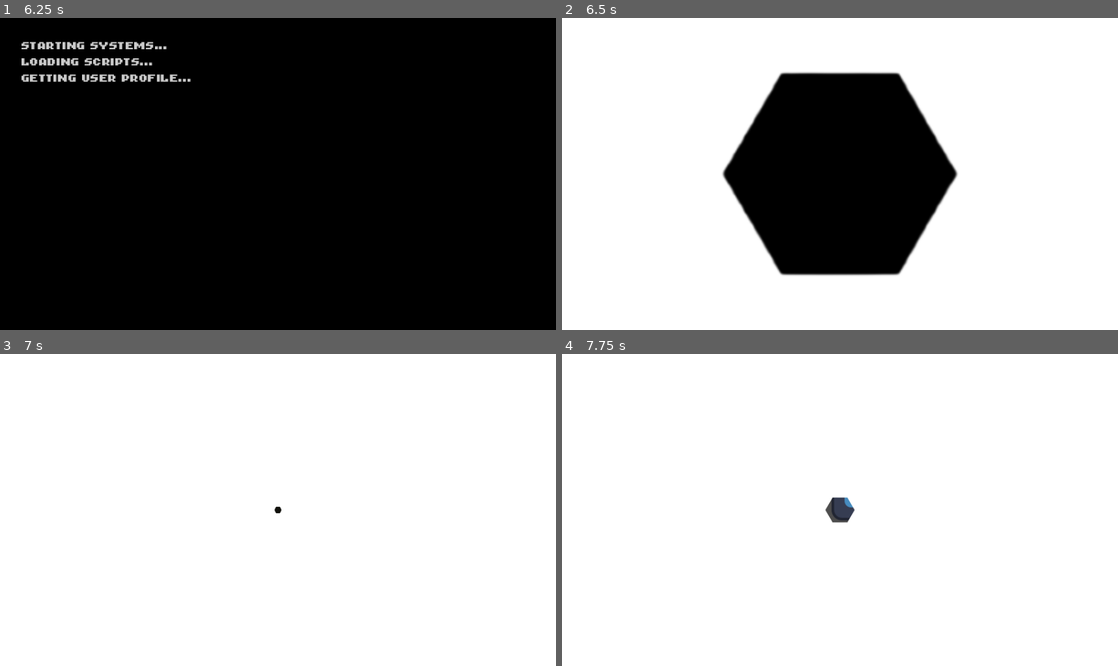
Above: before the commit, frames 1-4 (two rows, left to right).
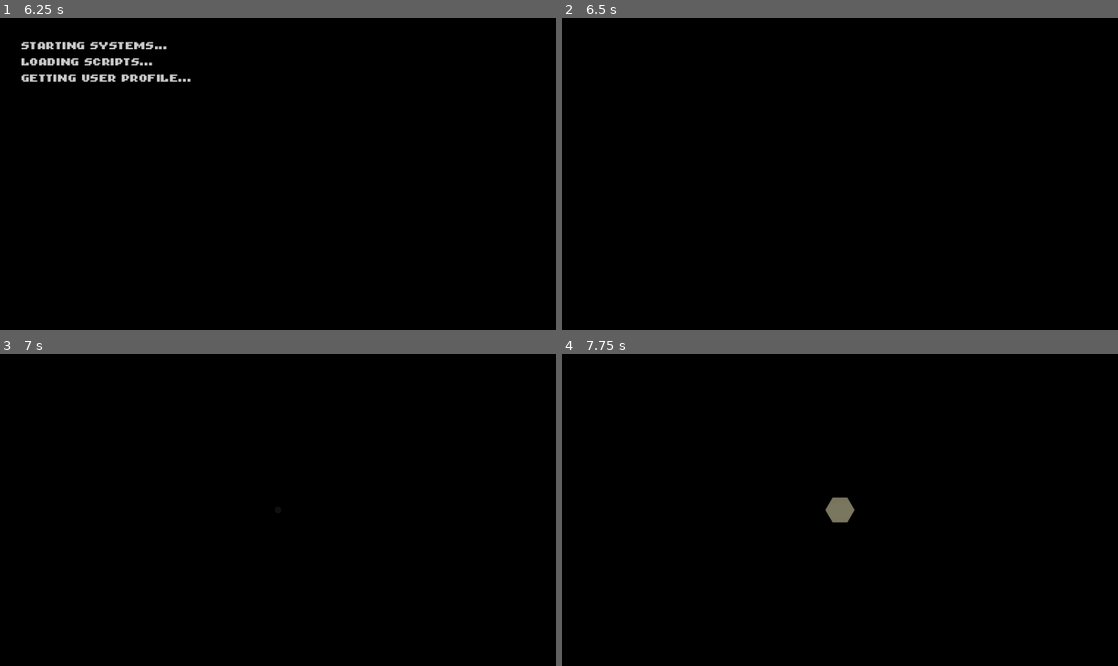
Above: after the commit, the same moments.

Repository: rish497/Hexey
Game: Godot game, scene res://Scenes/MainMenuLoadIn.tscn
Same seed, same stepped clock (60 frames per second), same inputs: the game is played once before the commit and once after it. This scene is started directly instead of the project's main scene. The engine's default icon, where the game draws it, is replaced by a stand-in: a white triangle on a blue panel in a dark square.
Inputs (mouse positions are in pixels of both pictures, inside the frame that each line leads up to):
- Up to frame 1 (6.25 s): tap Enter at 0.5, 2, 5.75 s; move the mouse to (400, 158) at 0.52 s; hold Right (ui_right) 0.53-1.25 s; tap Alt every 1.5 s from 0.6 to 5.1 s; click (400, 158) at 0.67 s; tap Space at 1.25, 3.5 s; drag from (166, 189) to (250, 236) at 1.27 s; move the mouse to (333, 105) at 2.02 s; hold Right (ui_right) 2.03-2.75 s; drag from (250, 236) to (111, 127) at 2.77 s; move the mouse to (444, 220) at 3.52 s; hold Left (ui_left) 3.53-4.25 s; drag from (111, 127) to (194, 96) at 4.27 s; move the mouse to (305, 174) at 5.02 s; hold Down (ui_down) 5.03-5.75 s; click (305, 174) at 5.17 s; drag from (194, 96) to (166, 189) at 5.77 s
- Up to frame 2 (6.5 s): no input
- Up to frame 3 (7 s): move the mouse to (400, 494) at 6.52 s; hold Up (ui_up) from 6.53 s (still down); tap Alt at 6.6 s
- Up to frame 4 (7.75 s): release Up (ui_up) at 7.25 s; tap Space at 7.25 s; drag from (728, 525) to (812, 572) at 7.27 s

Frame 1 is identical in both runs. In frame 2, 80% of the frame differs, in the area x 0-100%, y 0-100%; in frame 3, 100%; in frame 4, 100%.

Commit message:
Made the task bar

Diff:
--- a/Clicked.tres
+++ b/Clicked.tres
@@ -1,7 +1,7 @@
 [gd_resource type="StyleBoxFlat" format=3 uid="uid://bwuleu3po60h4"]
 
 [resource]
-bg_color = Color(0.75283396, 0.64945734, 0.50603807, 1)
+bg_color = Color(0.7529412, 0.6509804, 0.5058824, 1)
 border_width_left = 7
 border_width_top = 7
 border_width_right = 7
--- /dev/null
+++ b/Scenes/CorruptEffect.tscn
@@ -0,0 +1,319 @@
+[gd_scene load_steps=5 format=3 uid="uid://bwhkr533vv3my"]
+
+[ext_resource type="Script" uid="uid://6dfqomhs3j7p" path="res://Scripts/corrupt_effect.gd" id="1_wf8xc"]
+[ext_resource type="Texture2D" uid="uid://bivl4esvurfi7" path="res://Assets/New Piskel-5.png.png" id="2_gnrgj"]
+
+[sub_resource type="StyleBoxFlat" id="StyleBoxFlat_o4ibl"]
+bg_color = Color(0.09019608, 0.047058824, 0.003921569, 1)
+
+[sub_resource type="StyleBoxTexture" id="StyleBoxTexture_vgj8f"]
+texture = ExtResource("2_gnrgj")
+
+[node name="Node2D" type="Node2D"]
+position = Vector2(155, 73)
+script = ExtResource("1_wf8xc")
+
+[node name="Container" type="Label" parent="."]
+custom_minimum_size = Vector2(1, 1)
+offset_left = -48.0
+offset_top = -38.0
+offset_right = 22.0
+offset_bottom = 22.0
+metadata/_edit_use_anchors_ = true
+
+[node name="Label" type="Label" parent="Container"]
+layout_mode = 1
+anchors_preset = -1
+anchor_left = 0.16254823
+anchor_top = -0.022077942
+anchor_right = 0.16254829
+anchor_bottom = -0.022077942
+offset_left = 8.621622
+offset_top = 24.0
+offset_right = 41.62162
+offset_bottom = 55.0
+theme_override_styles/normal = SubResource("StyleBoxFlat_o4ibl")
+metadata/_edit_use_anchors_ = true
+
+[node name="Label12" type="Label" parent="Container"]
+layout_mode = 1
+anchors_preset = -1
+anchor_left = 0.25450605
+anchor_top = 0.07668749
+anchor_right = -0.06256714
+anchor_bottom = -0.1987655
+offset_left = 8.621622
+offset_top = 24.0
+offset_right = 41.62162
+offset_bottom = 55.0
+theme_override_font_sizes/font_size = 1
+theme_override_styles/normal = SubResource("StyleBoxFlat_o4ibl")
+metadata/_edit_use_anchors_ = true
+
+[node name="Label19" type="Label" parent="Container"]
+layout_mode = 1
+anchors_preset = -1
+anchor_left = 0.66254824
+anchor_top = -0.33333334
+anchor_right = 0.51277864
+anchor_bottom = -0.5
+offset_left = 0.621624
+offset_top = 15.0
+offset_right = 25.105495
+offset_bottom = 38.0
+theme_override_font_sizes/font_size = 3
+theme_override_styles/normal = SubResource("StyleBoxTexture_vgj8f")
+metadata/_edit_use_anchors_ = true
+
+[node name="Label13" type="Label" parent="Container"]
+layout_mode = 1
+anchors_preset = -1
+anchor_left = 0.08377435
+anchor_top = -0.2234568
+anchor_right = -0.19671348
+anchor_bottom = -0.49506176
+offset_left = 8.621622
+offset_top = 24.0
+offset_right = 41.62162
+offset_bottom = 55.0
+theme_override_font_sizes/font_size = 1
+theme_override_styles/normal = SubResource("StyleBoxFlat_o4ibl")
+metadata/_edit_use_anchors_ = true
+
+[node name="Label14" type="Label" parent="Container"]
+layout_mode = 1
+anchors_preset = -1
+anchor_left = 0.48621336
+anchor_top = 0.18395062
+anchor_right = 0.15694503
+anchor_bottom = -0.1
+offset_left = 8.621622
+offset_top = 24.0
+offset_right = 41.62162
+offset_bottom = 55.0
+theme_override_font_sizes/font_size = 1
+theme_override_styles/normal = SubResource("StyleBoxFlat_o4ibl")
+metadata/_edit_use_anchors_ = true
+
+[node name="Label15" type="Label" parent="Container"]
+layout_mode = 1
+anchors_preset = -1
+anchor_left = 0.15694506
+anchor_top = 0.18395062
+anchor_right = -0.14793298
+anchor_bottom = -0.1
+offset_left = 8.621622
+offset_top = 24.0
+offset_right = 41.62162
+offset_bottom = 55.0
+theme_override_font_sizes/font_size = 1
+theme_override_styles/normal = SubResource("StyleBoxFlat_o4ibl")
+metadata/_edit_use_anchors_ = true
+
+[node name="Label2" type="Label" parent="Container"]
+layout_mode = 1
+anchors_preset = -1
+anchor_left = 0.16254826
+anchor_top = -0.022077942
+anchor_right = 0.16254817
+anchor_bottom = -0.022077879
+offset_left = 25.621622
+offset_top = 38.0
+offset_right = 50.10549
+offset_bottom = 60.999996
+theme_override_styles/normal = SubResource("StyleBoxFlat_o4ibl")
+metadata/_edit_use_anchors_ = true
+
+[node name="Label3" type="Label" parent="Container"]
+layout_mode = 1
+anchors_preset = -1
+anchor_left = 0.16254823
+anchor_top = -0.022077942
+anchor_right = 0.16254826
+anchor_bottom = -0.022077816
+offset_left = -2.378378
+offset_top = 45.0
+offset_right = 22.105494
+offset_bottom = 67.99999
+theme_override_styles/normal = SubResource("StyleBoxFlat_o4ibl")
+metadata/_edit_use_anchors_ = true
+
+[node name="Label4" type="Label" parent="Container"]
+layout_mode = 1
+anchors_preset = -1
+anchor_left = 0.16254826
+anchor_top = -0.022077926
+anchor_right = 0.16254817
+anchor_bottom = -0.022077942
+offset_left = 29.621622
+offset_top = 9.0
+offset_right = 54.10549
+offset_bottom = 32.0
+theme_override_styles/normal = SubResource("StyleBoxFlat_o4ibl")
+metadata/_edit_use_anchors_ = true
+
+[node name="Label7" type="Label" parent="Container"]
+layout_mode = 1
+anchors_preset = -1
+anchor_left = 0.16254823
+anchor_top = -0.022077942
+anchor_right = 0.16254826
+anchor_bottom = -0.022077942
+offset_left = -8.378376
+offset_top = 15.0
+offset_right = 16.105495
+offset_bottom = 42.0
+theme_override_colors/font_color = Color(0.7529412, 0.6509804, 0.5058824, 1)
+theme_override_constants/line_spacing = -5
+theme_override_font_sizes/font_size = 8
+text = "101010101001010"
+autowrap_mode = 3
+metadata/_edit_use_anchors_ = true
+
+[node name="Label5" type="Label" parent="Container"]
+layout_mode = 1
+anchors_preset = -1
+anchor_left = 0.16254823
+anchor_top = -0.022077942
+anchor_right = 0.16254826
+anchor_bottom = -0.022077942
+offset_left = 0.6216221
+offset_top = 15.0
+offset_right = 25.105494
+offset_bottom = 38.0
+theme_override_styles/normal = SubResource("StyleBoxFlat_o4ibl")
+metadata/_edit_use_anchors_ = true
+
+[node name="Label16" type="Label" parent="Container"]
+layout_mode = 1
+anchors_preset = -1
+anchor_left = 0.16254823
+anchor_top = -0.022077942
+anchor_right = -0.001507078
+anchor_bottom = -0.2
+offset_left = 0.6216221
+offset_top = 15.0
+offset_right = 25.105494
+offset_bottom = 38.0
+theme_override_font_sizes/font_size = 3
+theme_override_styles/normal = SubResource("StyleBoxTexture_vgj8f")
+metadata/_edit_use_anchors_ = true
+
+[node name="Label17" type="Label" parent="Container"]
+layout_mode = 1
+anchors_preset = -1
+anchor_left = 0.40540537
+anchor_top = 0.23333333
+anchor_right = 0.4054054
+anchor_bottom = 0.23333333
+offset_left = 0.6216221
+offset_top = 15.0
+offset_right = 25.105494
+offset_bottom = 38.0
+theme_override_font_sizes/font_size = 3
+theme_override_styles/normal = SubResource("StyleBoxTexture_vgj8f")
+metadata/_edit_use_anchors_ = true
+
+[node name="Label6" type="Label" parent="Container"]
+layout_mode = 1
+anchors_preset = -1
+anchor_left = -0.025981849
+anchor_top = -0.075308606
+anchor_right = -0.025981849
+anchor_bottom = -0.075308606
+offset_left = 21.621622
+offset_top = 45.0
+offset_right = 46.10549
+offset_bottom = 72.0
+theme_override_colors/font_color = Color(0.09019608, 0.047058824, 0.003921569, 1)
+theme_override_constants/line_spacing = -5
+theme_override_font_sizes/font_size = 8
+text = "101010101001010"
+autowrap_mode = 3
+metadata/_edit_use_anchors_ = true
+
+[node name="Label9" type="Label" parent="Container"]
+layout_mode = 1
+anchors_preset = -1
+anchor_left = 0.16254823
+anchor_top = -0.022077926
+anchor_right = 0.16254823
+anchor_bottom = -0.022077942
+offset_left = 13.621622
+offset_top = 2.9999995
+offset_right = 38.10549
+offset_bottom = 30.0
+theme_override_colors/font_color = Color(0.09019608, 0.047058824, 0.003921569, 1)
+theme_override_constants/line_spacing = -5
+theme_override_font_sizes/font_size = 8
+text = "101010101001010"
+autowrap_mode = 3
+metadata/_edit_use_anchors_ = true
+
+[node name="Label10" type="Label" parent="Container"]
+layout_mode = 1
+anchors_preset = -1
+anchor_left = 0.16254823
+anchor_top = -0.022077942
+anchor_right = 0.16254823
+anchor_bottom = -0.022077942
+offset_left = -14.378378
+offset_top = 38.0
+offset_right = 10.105494
+offset_bottom = 64.99999
+theme_override_colors/font_color = Color(0.09019608, 0.047058824, 0.003921569, 1)
+theme_override_constants/line_spacing = -5
+theme_override_font_sizes/font_size = 8
+text = "101010101001010"
+autowrap_mode = 3
+metadata/_edit_use_anchors_ = true
+
+[node name="Label11" type="Label" parent="Container"]
+layout_mode = 1
+anchors_preset = -1
+anchor_left = -0.067181505
+anchor_top = -0.1
+anchor_right = -0.067181505
+anchor_bottom = -0.1
+offset_left = 41.62162
+offset_right = 66.10549
+offset_bottom = 27.0
+theme_override_colors/font_color = Color(0.7529412, 0.6509804, 0.5058824, 1)
+theme_override_constants/line_spacing = -5
+theme_override_font_sizes/font_size = 8
+text = "101010101001010"
+autowrap_mode = 3
+metadata/_edit_use_anchors_ = true
+
+[node name="Label18" type="Label" parent="Container"]
+layout_mode = 1
+anchors_preset = -1
+anchor_left = 0.10540537
+anchor_top = 0.53333336
+anchor_right = 0.041350067
+anchor_bottom = 0.46666667
+offset_left = 0.62162447
+offset_top = 15.0
+offset_right = 25.105495
+offset_bottom = 38.0
+theme_override_font_sizes/font_size = 3
+theme_override_styles/normal = SubResource("StyleBoxTexture_vgj8f")
+metadata/_edit_use_anchors_ = true
+
+[node name="Label8" type="Label" parent="Container"]
+layout_mode = 1
+anchors_preset = -1
+anchor_left = 0.16254826
+anchor_top = -0.022077942
+anchor_right = 0.16254817
+anchor_bottom = -0.022077942
+offset_left = 29.621622
+offset_top = 30.0
+offset_right = 54.10549
+offset_bottom = 57.0
+theme_override_colors/font_color = Color(0.7529412, 0.6509804, 0.5058824, 1)
+theme_override_constants/line_spacing = -5
+theme_override_font_sizes/font_size = 8
+text = "101010101001010"
+autowrap_mode = 3
+metadata/_edit_use_anchors_ = true
--- a/Scenes/HexagonAnimationScreen.tscn
+++ b/Scenes/HexagonAnimationScreen.tscn
@@ -56,6 +56,7 @@
 anchor_bottom = 1.0
 grow_horizontal = 2
 grow_vertical = 2
+color = Color(0, 0, 0, 1)
 
 [node name="AnimationPlayer" type="AnimationPlayer" parent="ColorRect"]
 libraries = {
--- a/Scenes/MainMenuLoadIn.tscn
+++ b/Scenes/MainMenuLoadIn.tscn
@@ -376,7 +376,7 @@
 mesh = SubResource("QuadMesh_gsoko")
 
 [node name="ProfileMaker" type="Node2D" parent="."]
-position = Vector2(-826, 84)
+position = Vector2(-825, 126)
 
 [node name="SelectionRing" type="Label" parent="ProfileMaker"]
 visible = false
@@ -485,5 +485,21 @@
 theme_override_styles/hover = SubResource("StyleBoxFlat_xdf4o")
 text = "CREATE"
 
+[node name="ProfileCreator" type="Label" parent="ProfileMaker"]
+anchors_preset = 2
+anchor_top = 1.0
+anchor_bottom = 1.0
+offset_left = 222.0
+offset_top = -33.0
+offset_right = 513.0
+offset_bottom = -10.0
+grow_vertical = 0
+theme_override_colors/font_color = Color(0.09019608, 0.047058824, 0.003921569, 1)
+theme_override_fonts/font = ExtResource("3_x71ed")
+theme_override_font_sizes/font_size = 23
+text = "CREATE NEW PROFILE"
+horizontal_alignment = 1
+vertical_alignment = 1
+
 [connection signal="pressed" from="Button" to="." method="_on_button_pressed"]
 [connection signal="pressed" from="ProfileMaker/HBoxContainer2/ProfileSubmit" to="." method="_on_profile_submit_pressed"]
--- a/Scenes/MainPage.tscn
+++ b/Scenes/MainPage.tscn
@@ -1,6 +1,49 @@
-[gd_scene load_steps=2 format=3 uid="uid://coro8nr3puw2d"]
-
-[ext_resource type="Texture2D" uid="uid://ocqr4kaowgws" path="res://icon.svg" id="1_61ets"]
+[gd_scene load_steps=16 format=3 uid="uid://coro8nr3puw2d"]
+
+[ext_resource type="Texture2D" uid="uid://banlhg2gngypd" path="res://Assets/Untitled design (4).png" id="1_61ets"]
+[ext_resource type="Shader" uid="uid://cvkgo07fhlpql" path="res://screen_effect.gdshader" id="2_1ebr7"]
+[ext_resource type="FontFile" uid="uid://bqv1upwhk8pen" path="res://Assets/RasterForgeRegular-JpBgm.ttf" id="3_ool47"]
+[ext_resource type="Texture2D" uid="uid://dyyve8s5i5hmu" path="res://Assets/New Piskel-7.png (1).png" id="4_meu2o"]
+[ext_resource type="Texture2D" uid="uid://du22ufxcgqgrb" path="res://Assets/New Piskel-6.png (1).png" id="5_meu2o"]
+[ext_resource type="Texture2D" uid="uid://dqoc8g3ojkhx8" path="res://Assets/New Piskel-10.png.png" id="6_puyhw"]
+[ext_resource type="Texture2D" uid="uid://bex2dbjty5ut1" path="res://Assets/New Piskel-9.png (1).png" id="7_hgaxc"]
+[ext_resource type="Texture2D" uid="uid://baxkech33fp1f" path="res://Assets/New Piskel-8.png (1).png" id="8_ibofp"]
+[ext_resource type="PackedScene" uid="uid://bwhkr533vv3my" path="res://Scenes/CorruptEffect.tscn" id="9_hgaxc"]
+
+[sub_resource type="ShaderMaterial" id="ShaderMaterial_ool47"]
+shader = ExtResource("2_1ebr7")
+
+[sub_resource type="QuadMesh" id="QuadMesh_q0spf"]
+size = Vector2(854, 480)
+center_offset = Vector3(427, 240, 0)
+
+[sub_resource type="StyleBoxFlat" id="StyleBoxFlat_q0spf"]
+content_margin_right = 148.0
+content_margin_bottom = 6.0
+bg_color = Color(0.2634792, 0.26587328, 0.28240174, 1)
+border_width_top = 6
+border_color = Color(0.09019608, 0.047058824, 0.003921569, 1)
+expand_margin_top = 6.0
+
+[sub_resource type="StyleBoxTexture" id="StyleBoxTexture_fup4q"]
+texture = ExtResource("4_meu2o")
+
+[sub_resource type="StyleBoxTexture" id="StyleBoxTexture_puyhw"]
+texture = ExtResource("4_meu2o")
+modulate_color = Color(0.5609549, 0.5609549, 0.5609549, 1)
+
+[sub_resource type="StyleBoxFlat" id="StyleBoxFlat_5s26l"]
+bg_color = Color(0.88355416, 0.77015686, 0.59955317, 1)
+border_width_left = 2
+border_width_top = 2
+border_width_right = 2
+border_width_bottom = 2
+border_color = Color(0.5058824, 0.41568628, 0.29411766, 1)
+corner_radius_top_left = 4
+corner_radius_top_right = 4
+corner_radius_bottom_right = 4
+corner_radius_bottom_left = 4
+corner_detail = 1
 
 [node name="Control" type="Control"]
 layout_mode = 3
@@ -10,6 +53,161 @@
 grow_horizontal = 2
 grow_vertical = 2
 
-[node name="Icon" type="Sprite2D" parent="."]
-position = Vector2(478, 192)
+[node name="TextureRect" type="TextureRect" parent="."]
+layout_mode = 1
+anchors_preset = 15
+anchor_right = 1.0
+anchor_bottom = 1.0
+grow_horizontal = 2
+grow_vertical = 2
 texture = ExtResource("1_61ets")
+
+[node name="CanvasLayer" type="CanvasLayer" parent="."]
+layer = 10
+
+[node name="MeshInstance2D" type="MeshInstance2D" parent="CanvasLayer"]
+material = SubResource("ShaderMaterial_ool47")
+mesh = SubResource("QuadMesh_q0spf")
+
+[node name="TaskBar" type="Label" parent="."]
+layout_mode = 1
+anchors_preset = -1
+anchor_top = 0.91
+anchor_right = 1.0
+anchor_bottom = 1.0
+offset_top = 0.19998169
+grow_horizontal = 2
+grow_vertical = 0
+theme_override_colors/font_color = Color(0.3456486, 0.34565854, 0.36797544, 1)
+theme_override_fonts/font = ExtResource("3_ool47")
+theme_override_font_sizes/font_size = 26
+theme_override_styles/normal = SubResource("StyleBoxFlat_q0spf")
+text = "0 . 1 . 8320"
+horizontal_alignment = 2
+vertical_alignment = 1
+
+[node name="Button" type="Button" parent="TaskBar"]
+layout_mode = 1
+anchors_preset = 8
+anchor_left = 0.5
+anchor_top = 0.5
+anchor_right = 0.5
+anchor_bottom = 0.5
+offset_left = -309.0
+offset_top = -17.5
+offset_right = -267.0
+offset_bottom = 15.5
+grow_horizontal = 2
+grow_vertical = 2
+theme_override_styles/normal = SubResource("StyleBoxTexture_fup4q")
+theme_override_styles/pressed = SubResource("StyleBoxTexture_puyhw")
+theme_override_styles/hover = SubResource("StyleBoxTexture_fup4q")
+icon = ExtResource("5_meu2o")
+icon_alignment = 1
+
+[node name="Button5" type="Button" parent="TaskBar"]
+layout_mode = 1
+anchors_preset = 8
+anchor_left = 0.5
+anchor_top = 0.5
+anchor_right = 0.5
+anchor_bottom = 0.5
+offset_left = 282.0
+offset_top = -17.5
+offset_right = 324.0
+offset_bottom = 15.5
+grow_horizontal = 2
+grow_vertical = 2
+theme_override_styles/normal = SubResource("StyleBoxTexture_fup4q")
+theme_override_styles/pressed = SubResource("StyleBoxTexture_puyhw")
+theme_override_styles/hover = SubResource("StyleBoxTexture_fup4q")
+icon = ExtResource("6_puyhw")
+icon_alignment = 1
+
+[node name="Button3" type="Button" parent="TaskBar"]
+layout_mode = 1
+anchors_preset = 8
+anchor_left = 0.5
+anchor_top = 0.5
+anchor_right = 0.5
+anchor_bottom = 0.5
+offset_left = 331.0
+offset_top = -17.5
+offset_right = 373.0
+offset_bottom = 15.5
+grow_horizontal = 2
+grow_vertical = 2
+theme_override_styles/normal = SubResource("StyleBoxTexture_fup4q")
+theme_override_styles/pressed = SubResource("StyleBoxTexture_puyhw")
+theme_override_styles/hover = SubResource("StyleBoxTexture_fup4q")
+icon = ExtResource("7_hgaxc")
+icon_alignment = 1
+
+[node name="Button4" type="Button" parent="TaskBar"]
+layout_mode = 1
+anchors_preset = 8
+anchor_left = 0.5
+anchor_top = 0.5
+anchor_right = 0.5
+anchor_bottom = 0.5
+offset_left = 381.0
+offset_top = -17.5
+offset_right = 423.0
+offset_bottom = 15.5
+grow_horizontal = 2
+grow_vertical = 2
+theme_override_styles/normal = SubResource("StyleBoxTexture_fup4q")
+theme_override_styles/pressed = SubResource("StyleBoxTexture_puyhw")
+theme_override_styles/hover = SubResource("StyleBoxTexture_fup4q")
+icon = ExtResource("8_ibofp")
+icon_alignment = 1
+
+[node name="Button2" type="Button" parent="TaskBar"]
+layout_mode = 1
+anchors_preset = 8
+anchor_left = 0.5
+anchor_top = 0.5
+anchor_right = 0.5
+anchor_bottom = 0.5
+offset_left = -416.0
+offset_top = -17.5
+offset_right = -313.0
+offset_bottom = 15.5
+grow_horizontal = 2
+grow_vertical = 2
+theme_override_colors/font_color = Color(0.5058824, 0.41568628, 0.29411766, 1)
+theme_override_fonts/font = ExtResource("3_ool47")
+theme_override_font_sizes/font_size = 13
+theme_override_styles/normal = SubResource("StyleBoxFlat_5s26l")
+theme_override_styles/pressed = SubResource("StyleBoxFlat_5s26l")
+theme_override_styles/hover = SubResource("StyleBoxFlat_5s26l")
+text = "MENU"
+icon_alignment = 1
+
+[node name="errors" type="Node2D" parent="."]
+position = Vector2(0, 437)
+
+[node name="Node2D" parent="errors" instance=ExtResource("9_hgaxc")]
+position = Vector2(55, 4)
+scale = Vector2(1.3200006, 1.3200006)
+
+[node name="Node2D2" parent="errors" instance=ExtResource("9_hgaxc")]
+position = Vector2(739.00006, 26)
+scale = Vector2(1.3200006, 1.3200006)
+
+[node name="Node2D3" parent="errors" instance=ExtResource("9_hgaxc")]
+position = Vector2(829, -0.9999695)
+scale = Vector2(1.3200006, 1.3200006)
+
+[node name="ColorRect" type="ColorRect" parent="errors"]
+offset_left = 9.0
+offset_right = 113.0
+offset_bottom = 40.0
+color = Color(1, 1, 1, 0)
+
+[node name="ColorRect2" type="ColorRect" parent="errors"]
+offset_left = 683.0
+offset_top = -4.0
+offset_right = 856.0
+offset_bottom = 43.0
+color = Color(1, 1, 1, 0)
--- a/Scenes/level_1.tscn
+++ b/Scenes/level_1.tscn
@@ -15,7 +15,7 @@
 script = ExtResource("1_xrdnt")
 
 [node name="CanvasLayer3" type="CanvasLayer" parent="."]
-layer = 10
+layer = 9
 
 [node name="Control" parent="CanvasLayer3" instance=ExtResource("5_6444e")]
 offset_left = 3.0
--- /dev/null
+++ b/Scripts/corrupt_effect.gd
@@ -0,0 +1,69 @@
+extends Node2D
+
+@onready var labels := [
+	$Container/Label,
+	$Container/Label2,
+	$Container/Label3,
+	$Container/Label4,
+	$Container/Label5,
+	$Container/Label6,
+	$Container/Label7,
+	$Container/Label8,
+	$Container/Label9,
+	$Container/Label10,
+	$Container/Label11,
+	$Container/Label12,
+	$Container/Label13,
+	$Container/Label14,
+	$Container/Label15,
+	$Container/Label16,
+	$Container/Label17,
+	$Container/Label18,
+	$Container/Label19,
+]
+
+@onready var container: Control = $Container
+
+var base_scale := {}
+var timers := {}
+var intervals := {}
+var glitching := true
+
+func _ready():
+	randomize()
+
+	for l in labels:
+		base_scale[l] = l.scale
+		timers[l] = randf_range(0.0, 0.15)
+		intervals[l] = randf_range(0.1, .3)
+
+func _process(delta):
+	if not glitching:
+		return
+
+	for l in labels:
+		timers[l] -= delta
+		if timers[l] <= 0.0:
+			timers[l] = intervals[l]
+			teleport_and_pop(l)
+
+func teleport_and_pop(l):
+	var rect := container.get_rect()
+
+	l.position = Vector2(
+		randf_range(0, rect.size.x),
+		randf_range(0, rect.size.y)
+	)
+
+	var pop_scale := randf_range(0.2, 2)
+	l.scale = base_scale[l] * pop_scale
+
+	var pop_duration := randf_range(0.3, 1)
+
+	var t := create_tween()
+	t.tween_property(
+		l,
+		"scale",
+		base_scale[l],
+		pop_duration
+	).set_trans(Tween.TRANS_BACK).set_ease(Tween.EASE_OUT)
--- a/Scripts/main_menu_load_in.gd
+++ b/Scripts/main_menu_load_in.gd
@@ -1,5 +1,5 @@
 extends Control
-
+var profile_made = false
 @onready var label_1: Label = $VBoxContainer/Label
 @onready var label_2: Label = $VBoxContainer/Label2
 @onready var label_3: Label = $VBoxContainer/Label3
@@ -170,7 +170,11 @@
 		1.10
 	).set_trans(Tween.TRANS_BACK).set_ease(Tween.EASE_OUT)
 	await get_tree().create_timer(.5).timeout
-	_slide_from_side(profile_maker)
+	if profile_made == false:
+		_slide_from_side(profile_maker)
+	else:
+		Transition.change_scene(self, "MainPage")
+
 func _slide_from_side(object_to_animate):
 	var tween := create_tween()
 	var target_position = Vector2(51, object_to_animate.position.y)
Binary file added: Assets/New Piskel-10.png.png
Not shown, added: Assets/New Piskel-10.png.png.import
Binary file added: Assets/New Piskel-5.png.png
Not shown, added: Assets/New Piskel-5.png.png.import
Binary file added: Assets/New Piskel-6.png (1).png
Not shown, added: Assets/New Piskel-6.png (1).png.import
Binary file added: Assets/New Piskel-7.png (1).png
Not shown, added: Assets/New Piskel-7.png (1).png.import
Binary file added: Assets/New Piskel-8.png (1).png
Not shown, added: Assets/New Piskel-8.png (1).png.import
Binary file added: Assets/New Piskel-9.png (1).png
Not shown, added: Assets/New Piskel-9.png (1).png.import
(and 2 more such lines)
